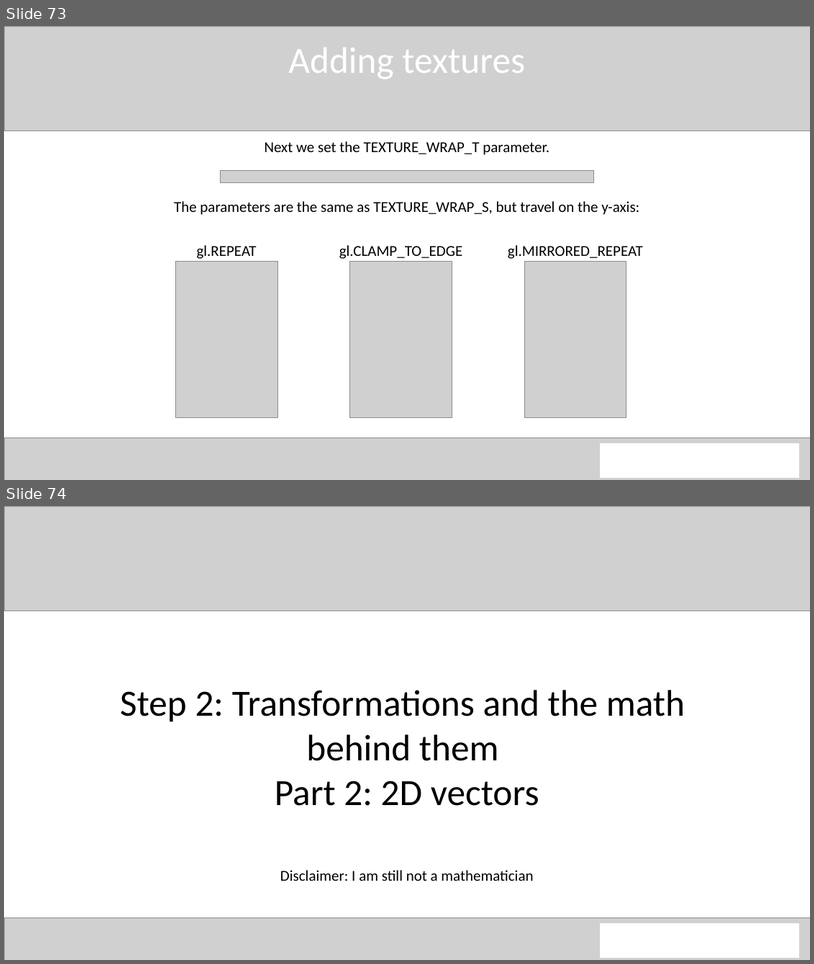
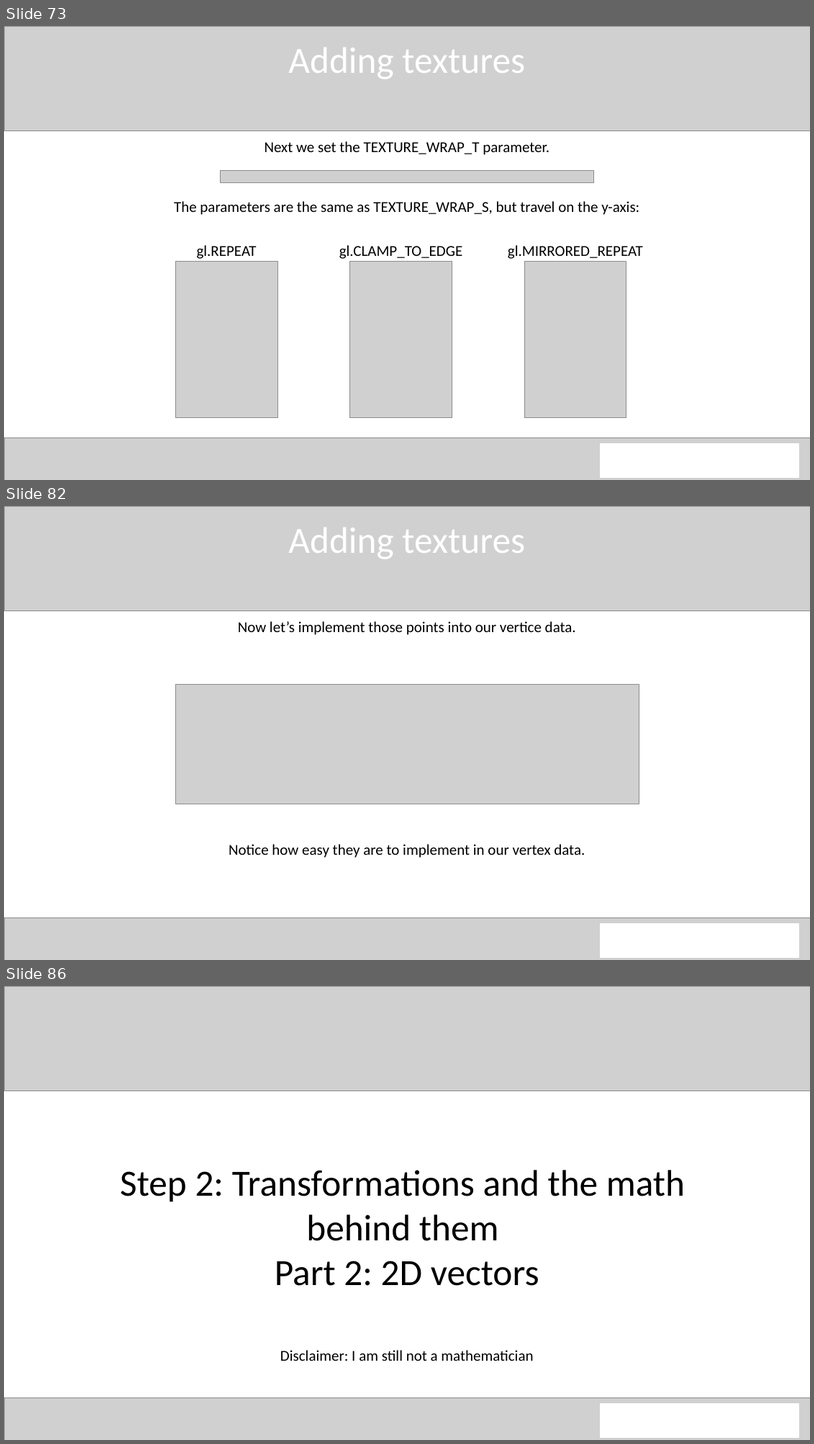
Before and after one commit to QuincyJacobs/WebGLTutorial, a slide deck: Presentation/Presentation WebGL.pptx. Shown one above the other, each under a label of ours: slides 73 and 74 before the commit, slides 73, 82 and 86 after it; the slides between them are not shown. The pictures are 814x964 and 814x1444 pixels, drawn with LibreOffice and Linux fonts; fonts in the diff are those of the drawing; grey boxes stand for pictures. Boxes give left, top, right and bottom in pixels: in the first picture for what was removed or moved away, otherwise in the second. Text is boxed around its words. In the diff, an @@ line names an element or a change of style, - is before the commit and + after.

Commit message:
Powerpoint update
Almost finished up the texture part. This accompanies Example 4

```diff
--- a/Presentation/Presentation WebGL.pptx
+++ b/Presentation/Presentation WebGL.pptx
@@ slide 82 added at (4, 506, 810, 960), background #FFFFFF @@
@@ picture added at (4, 506, 810, 611) @@
@@ text added at (288, 528, 525, 559), 44 pt, text #FFFFFF @@
+Adding textures
@@ text added at (238, 621, 576, 635), 18 pt, text #000000 @@
+Now let’s implement those points into our vertice data.
@@ picture added at (175, 685, 639, 804) @@
@@ text added at (229, 844, 585, 857), 18 pt, text #000000 @@
+Notice how easy they are to implement in our vertex data.
@@ picture added at (4, 917, 810, 960) @@
@@ rectangle added at (600, 924, 800, 957), fill #FFFFFF, outline #FFFFFF 1 pt @@
@@ what was slide 74 is now slide 86 @@
```
Also in this commit, not shown: 11 other slides added.
